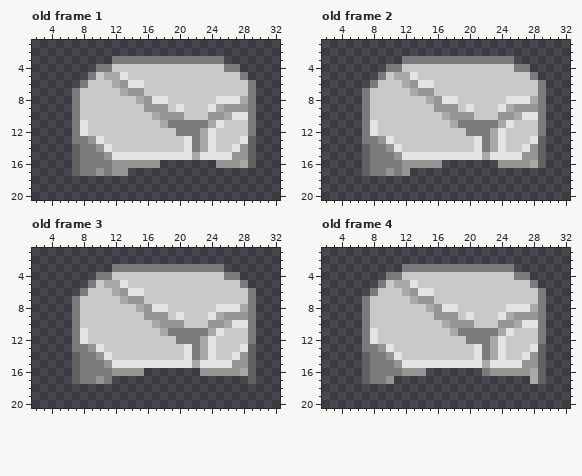
Pixel-art file: Assets/Stones/stone-under-water.aseprite. This is how it looked before the edit.
32x32 pixels, 33 frames. Shown: old frame 1: x 2..32, y 1..20; old frame 2: x 2..32, y 1..20; old frame 3: x 2..32, y 1..20; old frame 4: x 2..32, y 1..20. The old version is drawn lined up with the new one, on the new canvas. The commit also changed other frames, which this record leaves out.
New version:
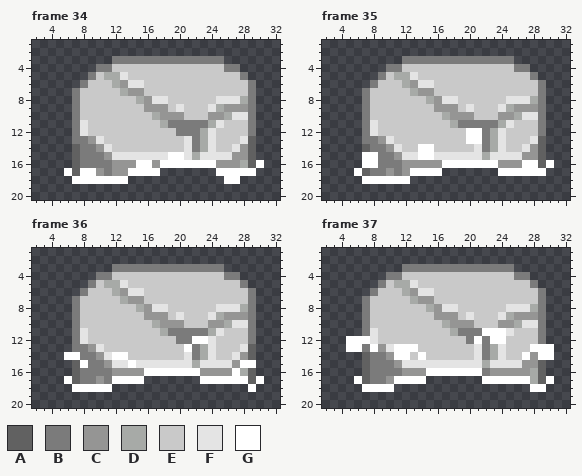
Palette (. is transparent): A #616161  B #7b7b7b  C #959594  D #a7aaa7  E #c9c9c9  F #e4e4e4  G #ffffff
A new or re-ordered frame is compared with the old frame closest to it.
Author's note on the commit: Added Summer Levels introducing LilyPads and Stones as walking platforms in water
The exact change:
canvas 32x32 -> 36x32, the old top-left corner now at 2,0
frames 33 -> 132
Frame 34 is new; against old frame 1:
There is now colour G in row 16 at x 18 to 24 and 30; in row 17 at x 6, 14 to 17 and 25 to 29; in row 18 at x 7 to 13 and 26 to 27.
The edit turns colour B into colour G in row 17 at x 8 to 9.
The edit turns colour C into colour G in row 16 at x 15 to 16.
The edit turns colour F into colour G in row 15 at x 19 to 20.
Frame 35 is new; against old frame 2:
There is now colour G in row 16 at x 17 to 23 and 30; in row 17 at x 6, 13 to 16 and 24 to 29; in row 18 at x 7 to 12.
The edit turns colour A into colour G in rows 15 to 16 at x 7.
The edit turns colour B into colour G in row 12 at x 20 to 21; in rows 15 to 16 at x 8.
The edit turns colour C into colour G in row 16 at x 27.
The edit turns colour D into colour G in row 16 at x 28.
The edit turns colour E into colour G in row 13 at x 20; in row 14 at x 14 to 15.
The edit turns colour F into colour G in row 13 at x 21; in row 15 at x 14 to 15.
Frame 36 is new; against old frame 3:
There is now colour G in row 14 at x 6; in row 16 at x 16 to 22; in row 17 at x 6, 12 to 15, 23 to 28 and 30; in row 18 at x 7 to 11 and 29.
The edit turns colour A into colour G in row 14 at x 7; in row 15 at x 29.
The edit turns colour B into colour G in row 12 at x 22; in row 15 at x 8.
The edit turns colour C into colour G in row 15 at x 28; in row 16 at x 27.
The edit turns colour D into colour G in row 12 at x 23.
The edit turns colour E into colour G in row 14 at x 12 to 13.
The edit turns colour F into colour G in row 13 at x 21; in row 15 at x 14.
Frame 37 is new; against old frame 4:
There is now colour G in row 12 at x 5 to 6; in row 13 at x 5 to 6 and 30; in row 14 at x 30; in row 16 at x 15 to 21; in row 17 at x 6, 11 to 14, 22 to 27 and 30; in row 18 at x 7 to 10 and 28 to 29.
The edit turns colour A into colour G in rows 13 to 14 at x 29.
The edit turns colour B into colour G in row 11 at x 22 to 23; in row 12 at x 7 and 21; in row 13 at x 8.
The edit turns colour D into colour G in row 11 at x 24; in row 12 at x 23.
The edit turns colour E into colour G in row 13 at x 11 to 13; in row 14 at x 12 and 14.
The edit turns colour F into colour G in row 12 at x 24; in row 13 at x 28; in row 14 at x 11 and 27.
Changed places in both pictures, as pixel boxes (x1, y1, x2, y2):
changed: (64, 152, 264, 184)
changed: (354, 128, 554, 184)
changed: (64, 336, 264, 392)
changed: (346, 328, 554, 392)
